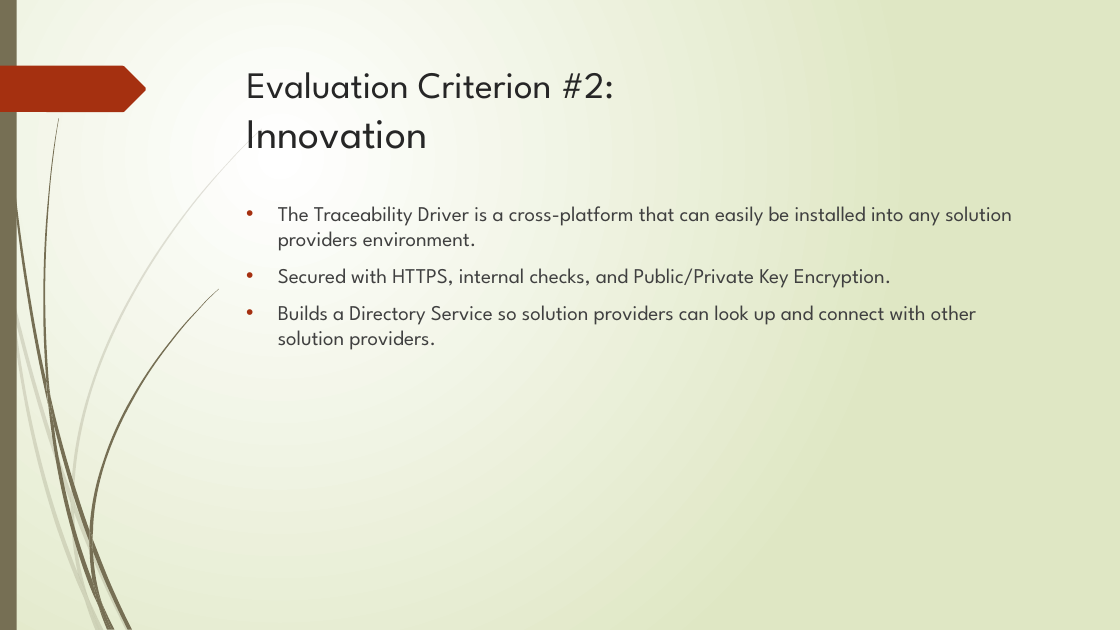
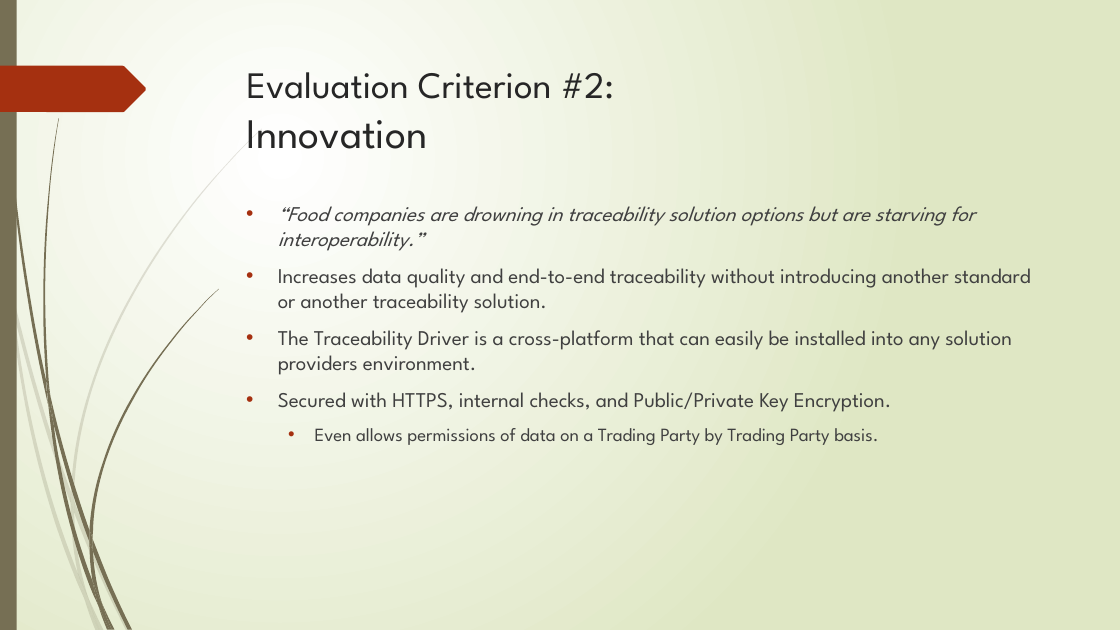
Before and after one commit to TraceabilityInternet/TraceabilityDriver, a slide deck: slide 7 of FDAPresentation.pptx (slide 6 before the commit). Drawn at 1120x630 pixels with LibreOffice and Linux fonts; fonts in the diff are those of the drawing. Boxes give left, top, right and bottom in pixels: in the first picture for what was removed or moved away, otherwise in the second. Text is boxed around its words. In the diff, an @@ line names an element or a change of style, - is before the commit and + after.

```diff
--- a/FDAPresentation.pptx
+++ b/FDAPresentation.pptx
@@ text at <box>278,206,1031,313</box>: paragraphs added @@
+• “Food companies are drowning in traceability solution options but are starving for interoperability.”
+• Increases data quality and end-to-end traceability without introducing another standard or another traceability solution.
@@ text at <box>315,428,878,445</box>: text changed; size 18 to 16 pt @@
-• Builds a Directory Service so solution providers can look up and connect with other solution providers.
+  • Even allows permissions of data on a Trading Party by Trading Party basis.
```
Also in this commit, not shown: 7 other slides changed, 4 slides added, 1 slide removed, 8 other files.
